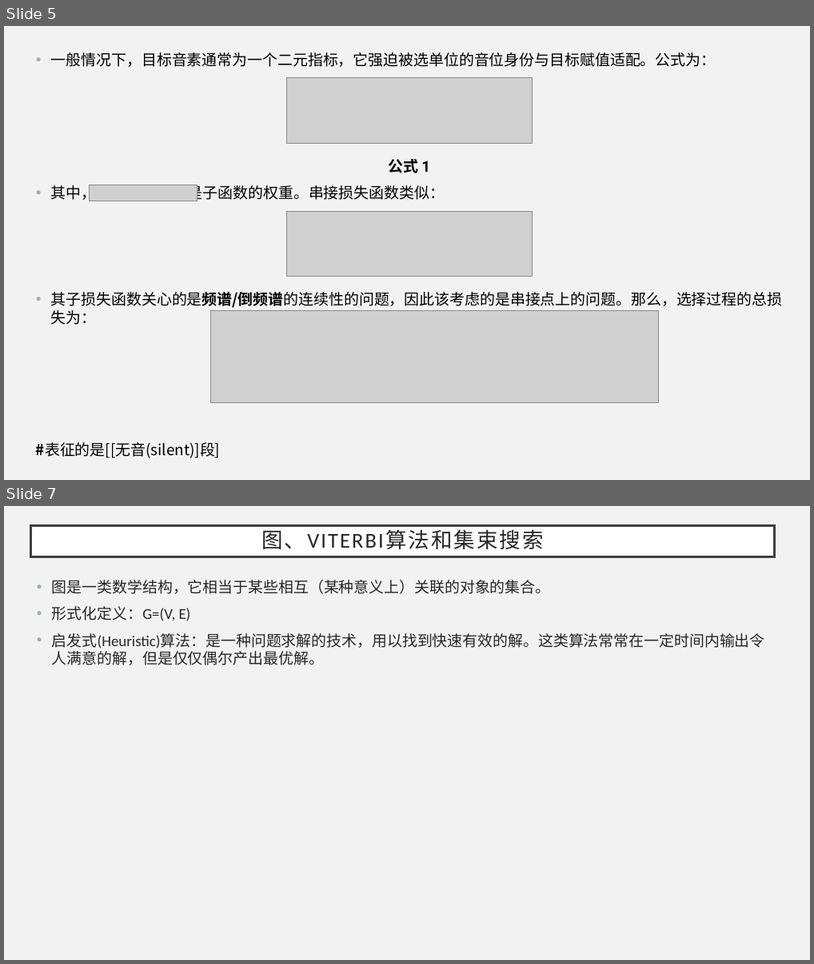
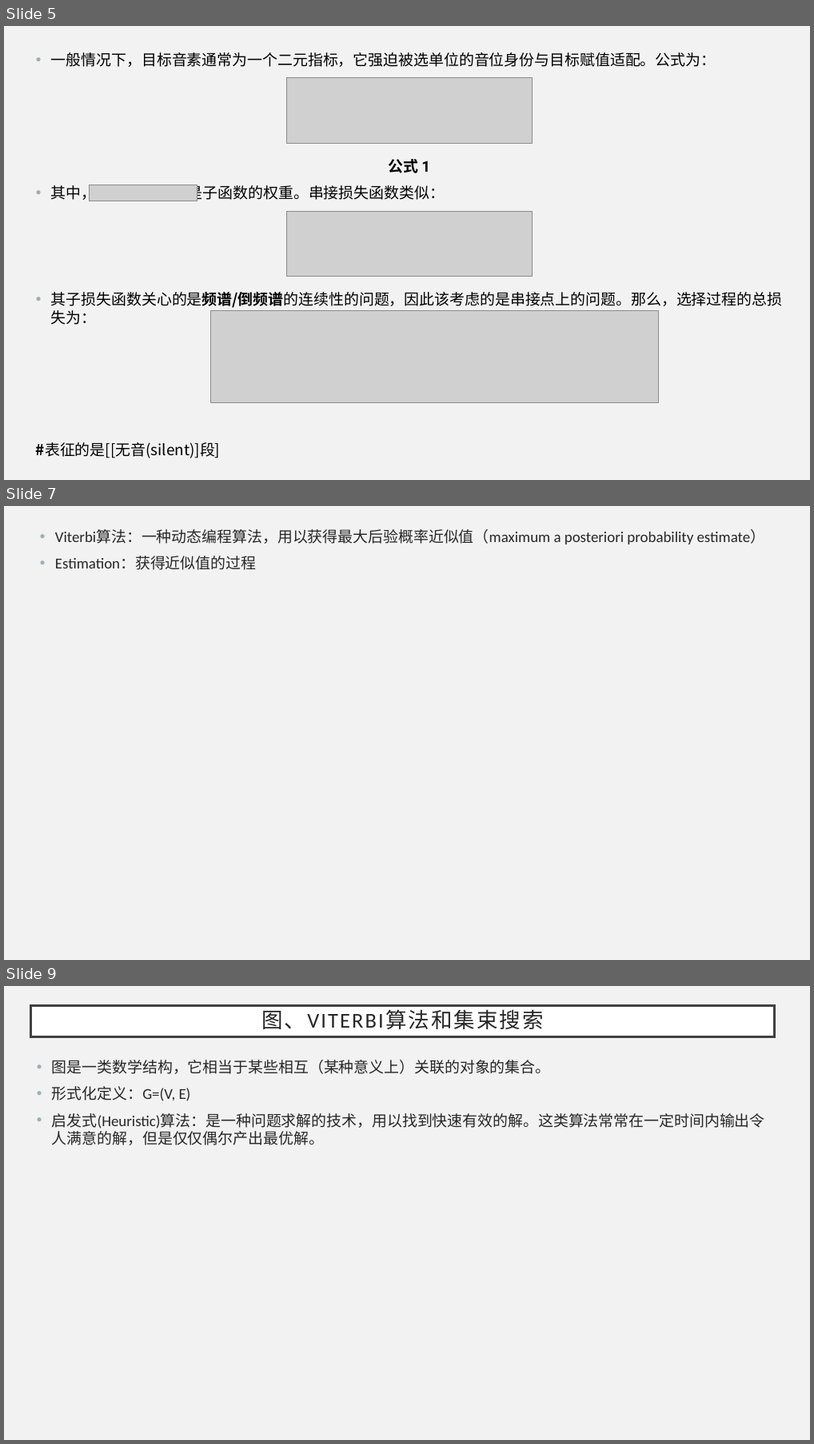
Before and after one commit to HGMT96/my-materials, a slide deck: 语音处理/TTS入门2.pptx. Shown one above the other, each under a label of ours: slides 5 and 7 before the commit, slides 5, 7 and 9 after it; the slides between them are not shown. The pictures are 814x964 and 814x1444 pixels, drawn with LibreOffice and Linux fonts; fonts in the diff are those of the drawing; grey boxes stand for pictures. Boxes give left, top, right and bottom in pixels: in the first picture for what was removed or moved away, otherwise in the second. Text is boxed around its words. In the diff, an @@ line names an element or a change of style, - is before the commit and + after.

```diff
--- a/语音处理/TTS入门2.pptx
+++ b/语音处理/TTS入门2.pptx
@@ slide 7 added at [4, 506, 810, 960], background #F2F2F2 @@
@@ text added at [55, 530, 766, 570], 18 pt, text #262626 @@
+• Viterbi算法：一种动态编程算法，用以获得最大后验概率近似值（maximum a posteriori probability estimate）
+• Estimation：获得近似值的过程
@@ what was slide 7 is now slide 9 @@
```
Also in this commit, not shown: 4 slides changed, 1 other slide added.
